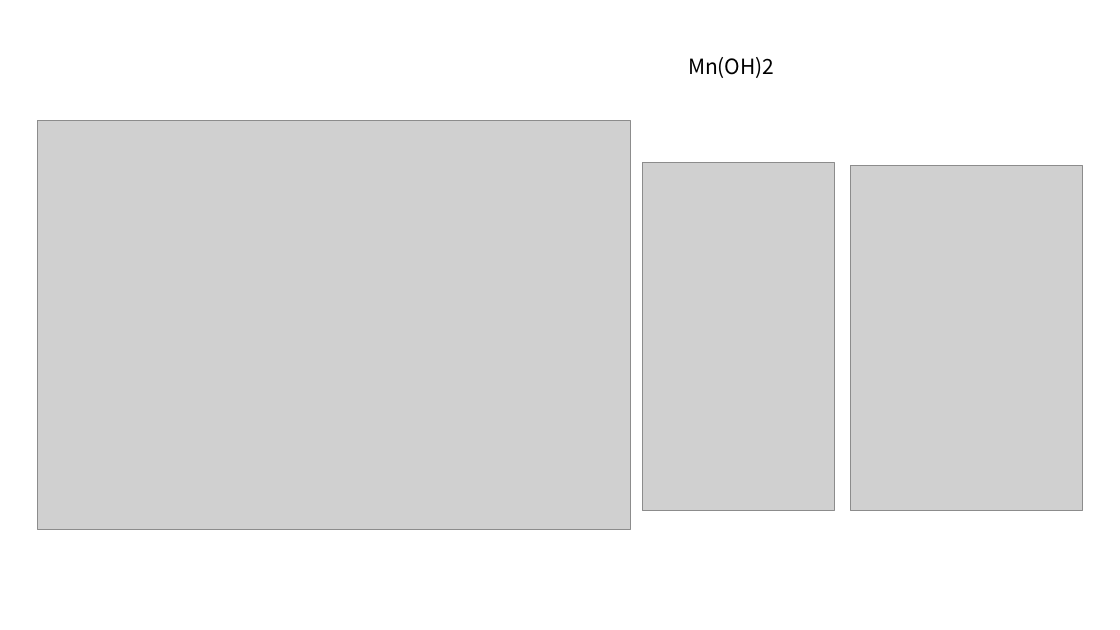
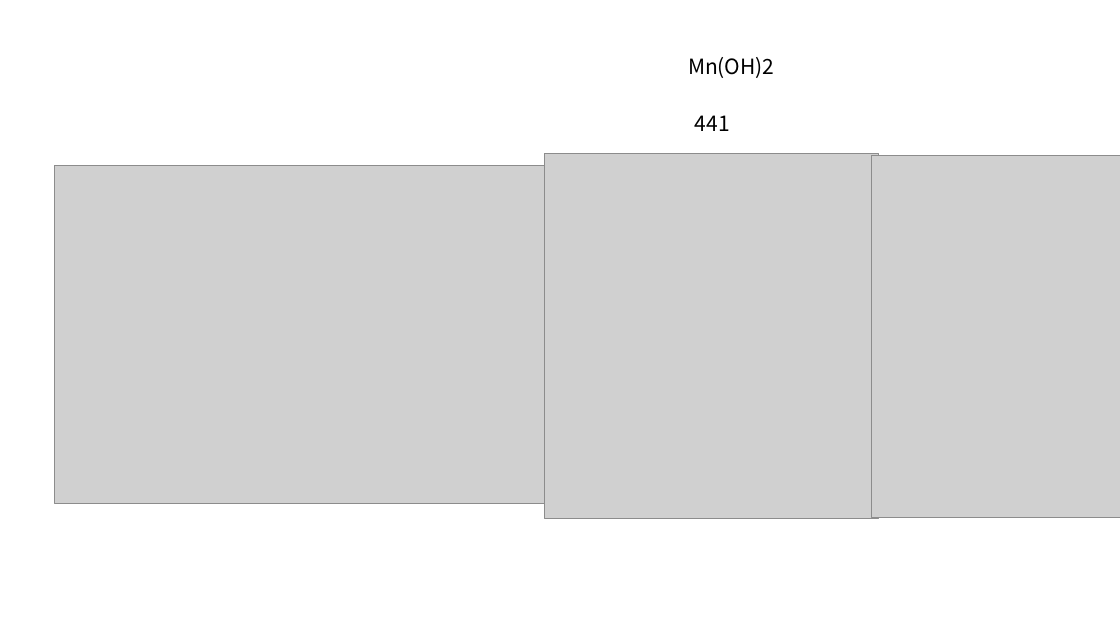
Before and after one commit to EySword/computer_data, a slide deck: slide 6 of zyj/声子谱.pptx (slide 5 before the commit). Drawn at 1120x630 pixels with LibreOffice and Linux fonts; fonts in the diff are those of the drawing; grey boxes stand for pictures. Boxes give left, top, right and bottom in pixels: in the first picture for what was removed or moved away, otherwise in the second. Text is boxed around its words. In the diff, an @@ line names an element or a change of style, - is before the commit and + after.

```diff
--- a/zyj/声子谱.pptx
+++ b/zyj/声子谱.pptx
@@ text added at box(695, 115, 730, 131), 18 pt, text #000000 @@
+441
@@ picture: place and size @@
-picture at box(38, 121, 630, 529)
+picture at box(55, 166, 544, 504)
@@ picture: place and size @@
-picture at box(643, 162, 834, 511)
+picture at box(545, 154, 879, 518)
@@ picture: place and size @@
-picture at box(850, 166, 1082, 511)
+picture at box(872, 155, 1120, 517)
```
Also in this commit, not shown: 1 other slide changed, 3 slides added.
